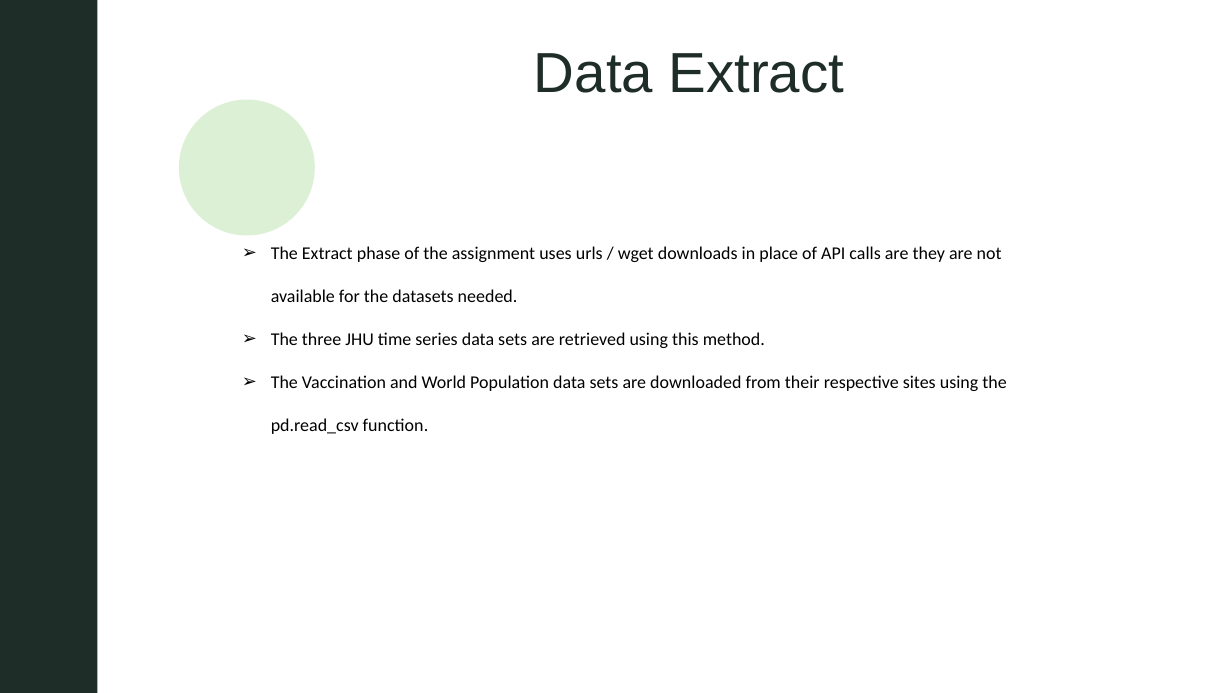
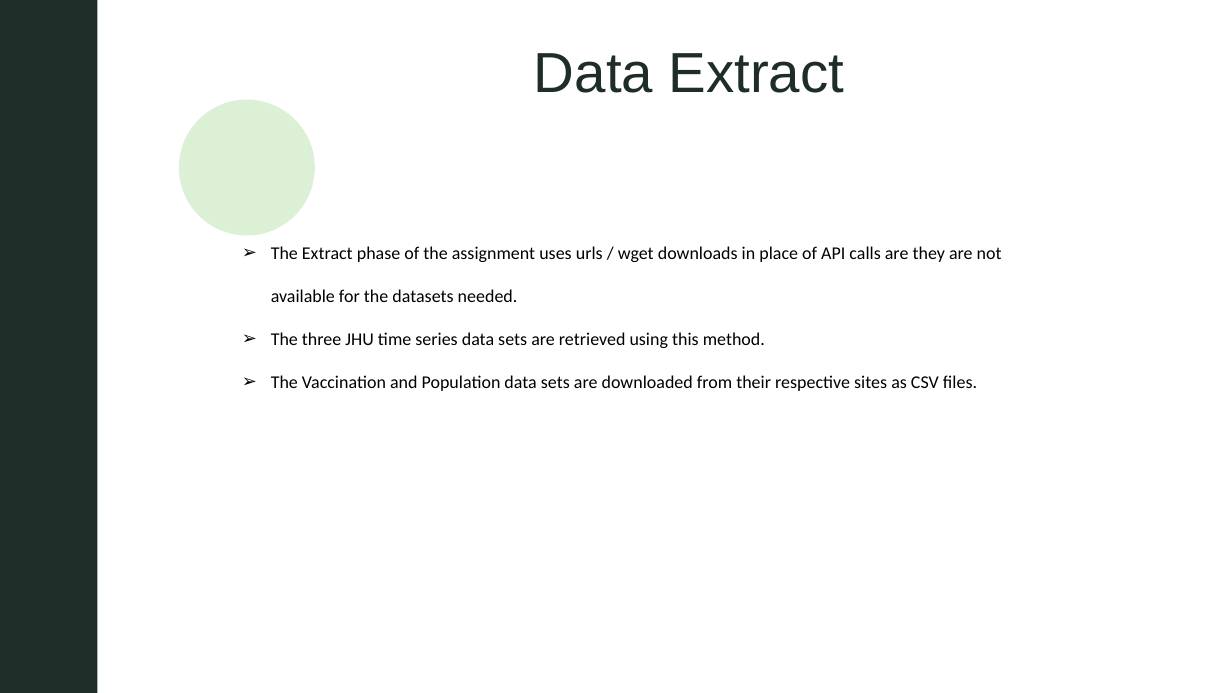
Before and after one commit to MikeMurf/ETL-Project-0, a slide deck: slide 5 of 13-project-2/Project_2.pptx. Drawn at 1232x693 pixels with LibreOffice and Linux fonts; fonts in the diff are those of the drawing; grey boxes stand for pictures; background and template pictures are left out. Boxes give left, top, right and bottom in pixels: in the first picture for what was removed or moved away, otherwise in the second. Text is boxed around its words. In the diff, an @@ line names an element or a change of style, - is before the commit and + after.

```diff
--- a/13-project-2/Project_2.pptx
+++ b/13-project-2/Project_2.pptx
@@ text at [271,375,977,391]: text changed @@
-➢ The Vaccination and World Population data sets are downloaded from their respective sites using the pd.read_csv function.
+➢ The Vaccination and Population data sets are downloaded from their respective sites as CSV files.
```
Also in this commit, not shown: 5 other slides changed, 4 other files.
